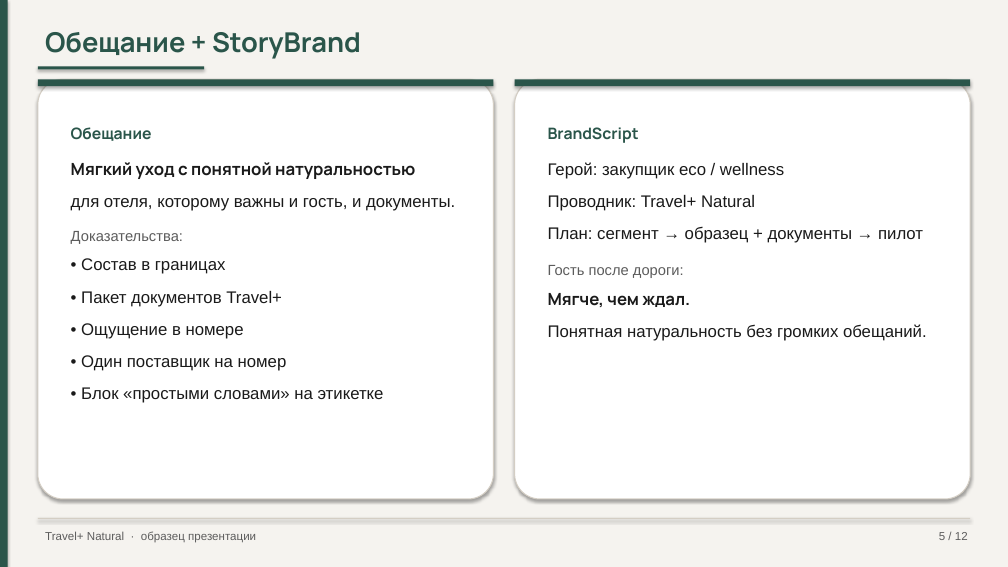
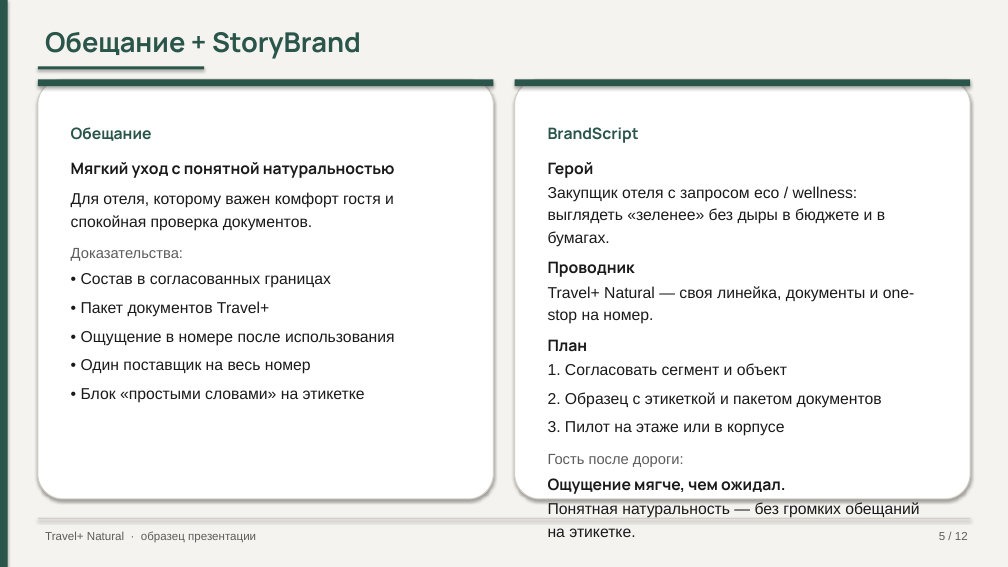
Before and after one commit to pagasbot-coder/Banya-Digital, a slide deck: slide 5 of knowledge-base/presentation-travelplus-interview.pptx. Drawn at 1008x567 pixels with LibreOffice and Linux fonts; fonts in the diff are those of the drawing. Boxes give left, top, right and bottom in pixels: in the first picture for what was removed or moved away, otherwise in the second. Text is boxed around its words. In the diff, an @@ line names an element or a change of style, - is before the commit and + after.

```diff
--- a/knowledge-base/presentation-travelplus-interview.pptx
+++ b/knowledge-base/presentation-travelplus-interview.pptx
@@ text at (x1=71, y1=162, x2=395, y2=403): size 16 to 15 pt in "Мягкий уход с понятной натуральностью", "• Пакет документов Travel+", "• Блок «простыми словами» на этикетке"; less space between paragraphs @@
@@ text at (x1=548, y1=162, x2=915, y2=436): text changed; size 16 to 15 pt @@
-Герой: закупщик eco / wellness
-Проводник: Travel+ Natural
-План: сегмент → образец + документы → пилот
+Герой
+Закупщик отеля с запросом eco / wellness: выглядеть «зеленее» без дыры в бюджете и в бумагах.
+Проводник
+Travel+ Natural — своя линейка, документы и one-stop на номер.
+План
+1. Согласовать сегмент и объект
+2. Образец с этикеткой и пакетом документов
+3. Пилот на этаже или в корпусе
@@ text at (x1=71, y1=192, x2=394, y2=231): text changed; size 16 to 15 pt @@
-для отеля, которому важны и гость, и документы.
+Для отеля, которому важен комфорт гостя и спокойная проверка документов.
@@ text at (x1=81, y1=273, x2=331, y2=288): text changed; size 16 to 15 pt @@
-• Состав в границах
+• Состав в согласованных границах
@@ text at (x1=81, y1=331, x2=395, y2=374): text changed; size 16 to 15 pt @@
-• Ощущение в номере
-• Один поставщик на номер
+• Ощущение в номере после использования
+• Один поставщик на весь номер
@@ text at (x1=548, y1=478, x2=919, y2=537): text changed; size 16 to 15 pt @@
-Мягче, чем ждал.
-Понятная натуральность без громких обещаний.
+Ощущение мягче, чем ожидал.
+Понятная натуральность — без громких обещаний на этикетке.
@@ text at (x1=548, y1=454, x2=684, y2=467): less space between paragraphs @@
```
Also in this commit, not shown: 8 other slides changed, 3 other files.
